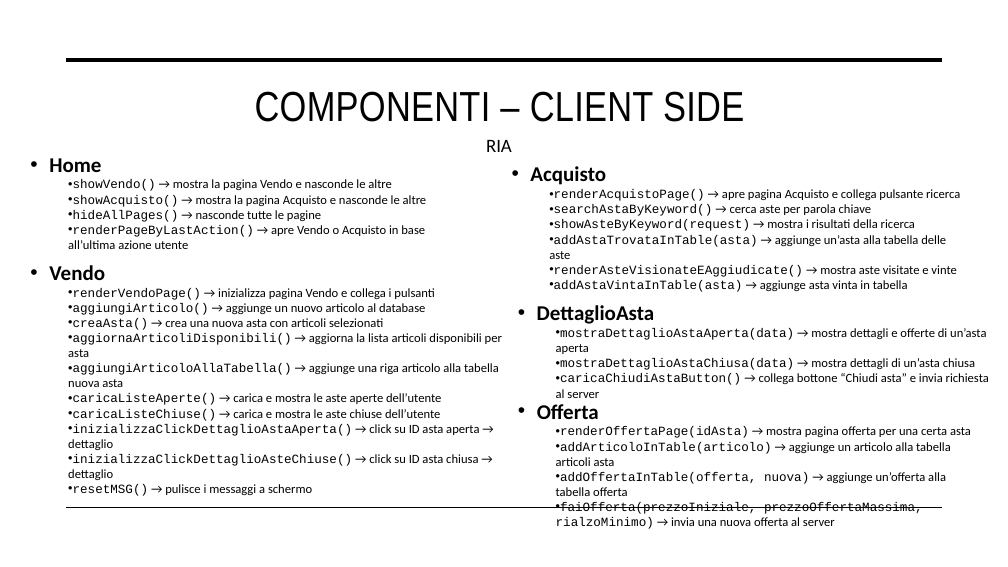
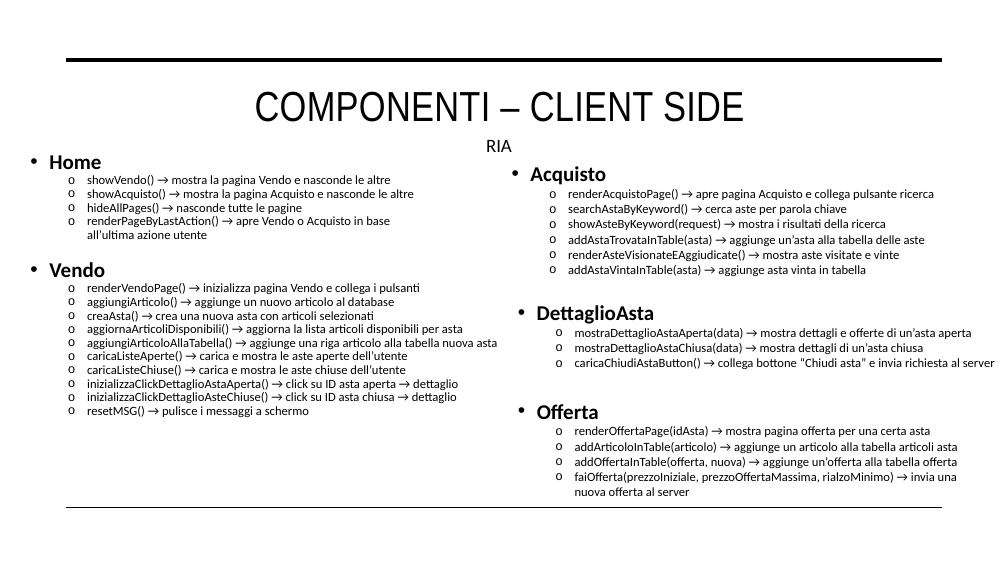
Before and after one commit to nicolospuri/AuctionSystem-Website, a slide deck: slide 20 of deliverables/PresentazioneProgettoTIW.pptx. Drawn at 1008x567 pixels with LibreOffice and Linux fonts; fonts in the diff are those of the drawing. Boxes give left, top, right and bottom in pixels: in the first picture for what was removed or moved away, otherwise in the second. Text is boxed around its words. In the diff, an @@ line names an element or a change of style, - is before the commit and + after.

```diff
--- a/deliverables/PresentazioneProgettoTIW.pptx
+++ b/deliverables/PresentazioneProgettoTIW.pptx
@@ text "Home" at [49,155,414,239]: font Courier New to Calibri in "showVendo()", "showAcquisto()", "hideAllPages()", "renderPageByLastAction()"; line spacing 1.1 to 1; bullet • to o; line spacing 1 to 0.9 @@
@@ text at [568,189,934,276]: font Courier New to Calibri in "renderAcquistoPage()", "searchAstaByKeyword()", "showAsteByKeyword(request)", "addAstaTrovataInTable(asta)" and 2 more places; bullet • to o @@
@@ text "Vendo" at [49,262,498,417]: font Courier New to Calibri in "renderVendoPage()", "aggiungiArticolo()", "creaAsta()", "aggiornaArticoliDisponibili()" and 6 more places; line spacing 1.1 to 1; bullet • to o; line spacing 1 to 0.9 @@
@@ text at [575,328,995,369]: font Courier New to Calibri in "mostraDettaglioAstaAperta(data)", "mostraDettaglioAstaChiusa(data)", "caricaChiudiAstaButton()"; bullet • to o @@
@@ text at [575,426,958,496]: font Courier New to Calibri in "renderOffertaPage(idAsta)", "addArticoloInTable(articolo)", "addOffertaInTable(offerta, nuova)", "faiOfferta(prezzoIniziale, prezzoOffertaMassima, rialzoMinim ..."; bullet • to o @@
```
Also in this commit, not shown: 26 other slides changed, 4 other files.
